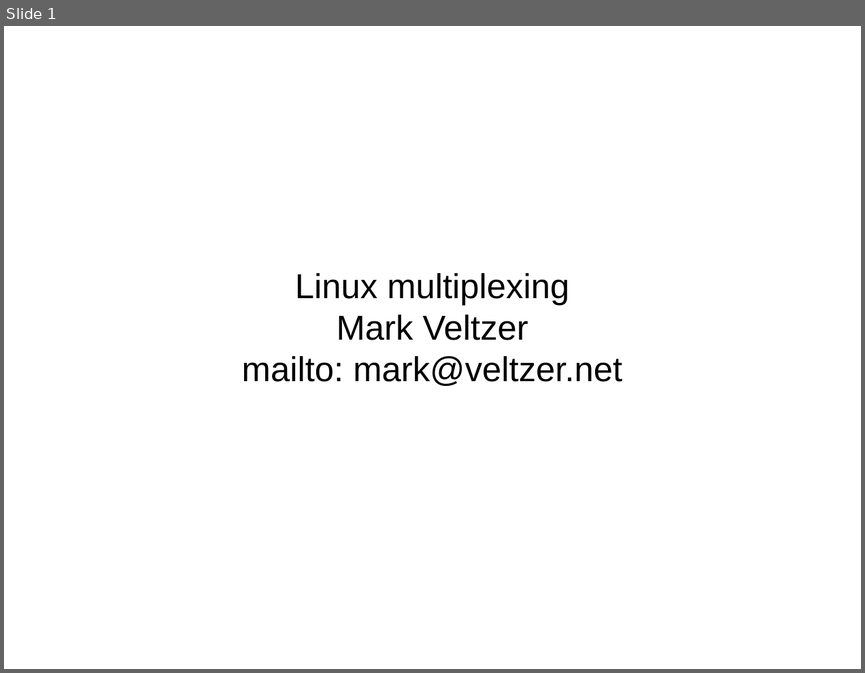
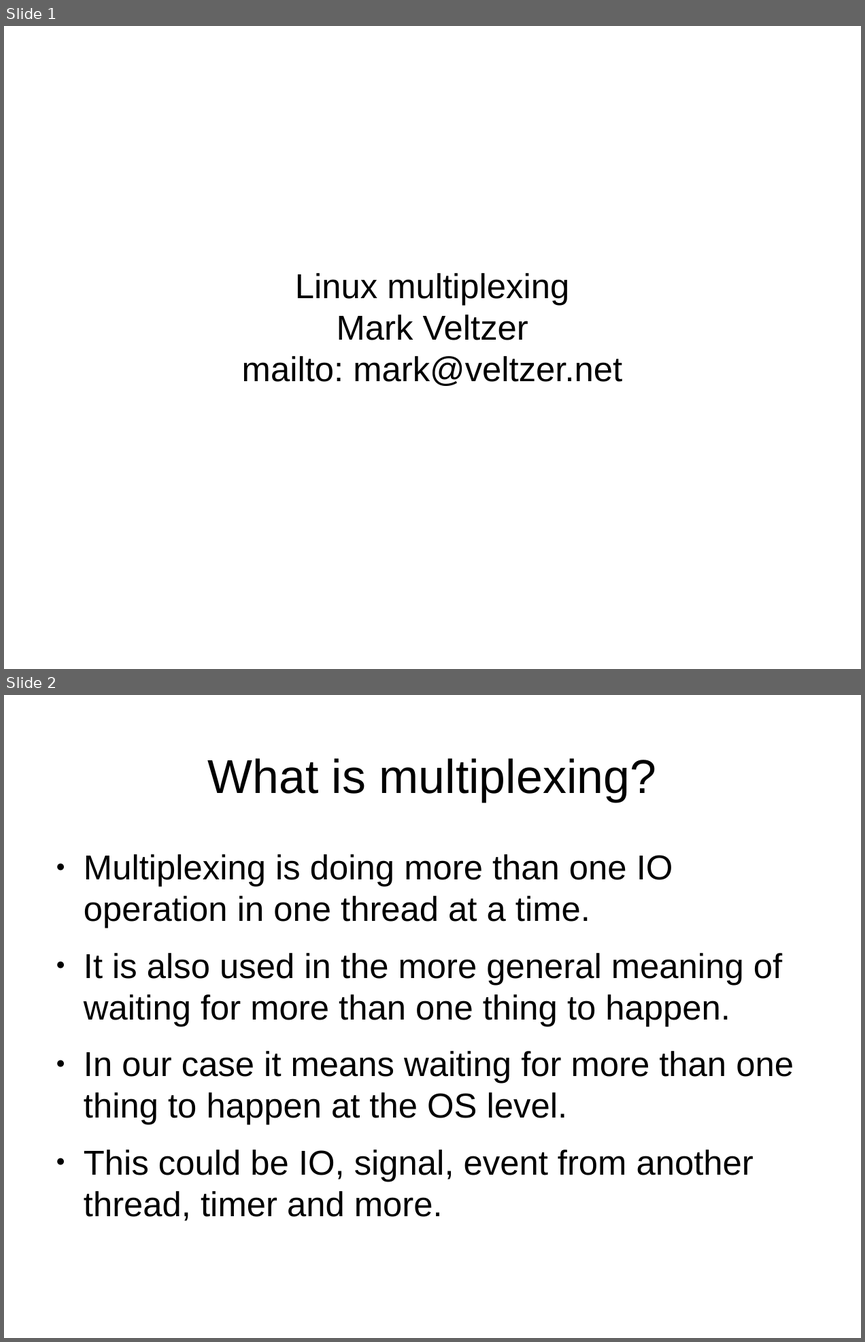
Before and after one commit to veltzer/demos-linux, a slide deck: multi_core/linux_multiplexing.odp. Shown one above the other, each under a label of ours: slide 1 before the commit, slides 1 and 2 after it. The pictures are 865x673 and 865x1342 pixels, drawn with LibreOffice and Linux fonts; fonts in the diff are those of the drawing. Boxes give left, top, right and bottom in pixels: in the first picture for what was removed or moved away, otherwise in the second. Text is boxed around its words. In the diff, an @@ line names an element or a change of style, - is before the commit and + after.

```diff
--- a/multi_core/linux_multiplexing.odp
+++ b/multi_core/linux_multiplexing.odp
@@ slide 2 added at (4, 695, 861, 1338), background #FFFFFF @@
@@ title added at (208, 758, 656, 802), 44 pt, text #000000 @@
+What is multiplexing?
@@ text added at (84, 854, 793, 1221), 32 pt, text #000000 @@
+● Multiplexing is doing more than one IO operation in one thread at a time.
+● It is also used in the more general meaning of waiting for more than one thing to happen.
+● In our case it means waiting for more than one thing to happen at the OS level.
+● This could be IO, signal, event from another thread, timer and more.
```
Also in this commit, not shown: 8 other slides added, 1 slide removed, 1 other file.
